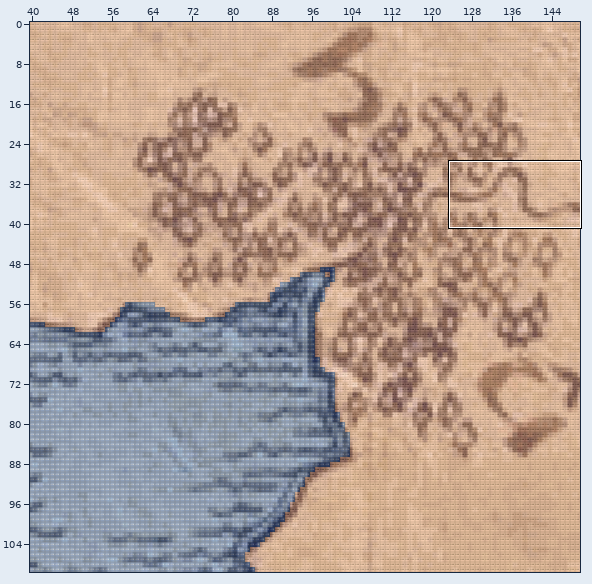
Tiled map -- forge-gui/res/adventure/MiddleEarth/world/middleearth/chunk_6_3.tmx. Above, an overview of the earlier version with the close-up marked.
Close-up. Before the commit:
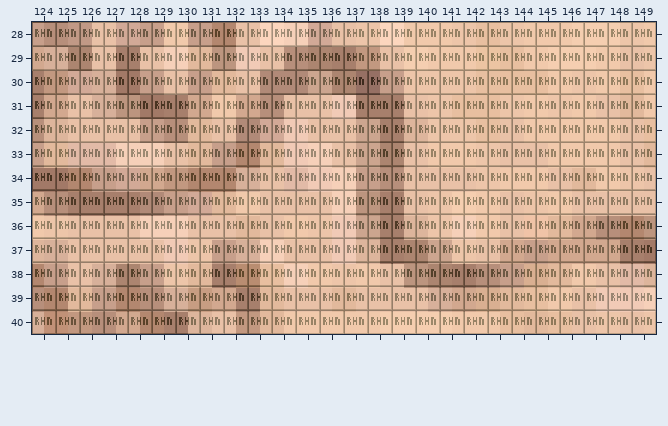
Cells are 16x16 px. Shown: x 124..149, y 28..40. The commit also changed other parts of the map, which this record leaves out.
And afterwards:
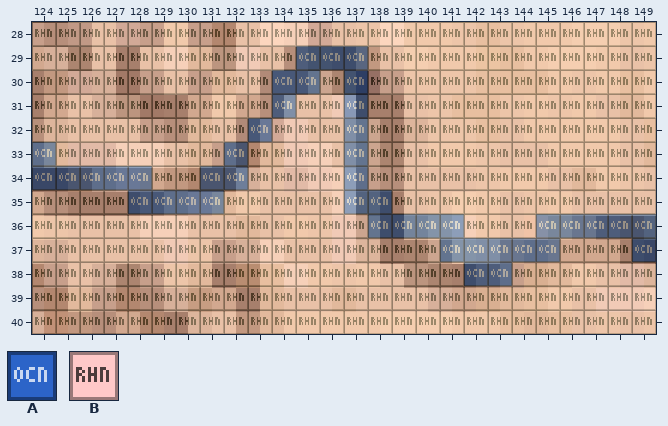
Key: from "biomes": A 0 "ocean", B 6 "rhun".
_ is an empty cell.
Commit message: finish rough shapes for biomes
The exact change:
Layer "Biomes":
Tile B gives way to tile A in row 29 at x 135 to 137; in row 30 at x 134 to 135 and 137; in row 31 at x 134 and 137; in row 32 at x 133 and 137; in row 33 at x 124, 132 and 137; in row 34 at x 124 to 128, 131 to 132 and 137.
Tile B gives way to tile A in row 35 at x 128 to 131 and 137 to 138; in row 36 at x 138 to 141 and 145 to 149; in row 37 at x 141 to 145 and 149; in row 38 at x 142 to 143.
Boxes around the changes in both close-ups, in picture pixels (x1, y1, x2, y2):
changed: (32, 46, 656, 286)
